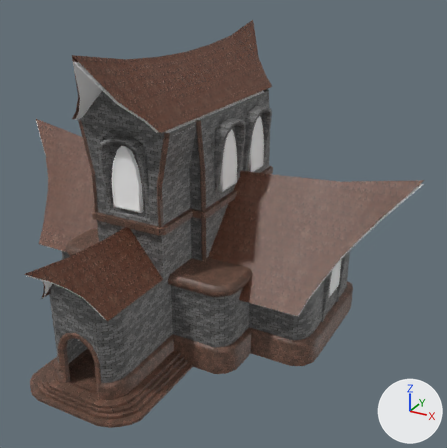
The FBX model Willyship Of The Fellows/Assets/GameAssets/Environments/Cultural/RockTemple/Model/Blockout.fbx as it was, and as the next commit left it.
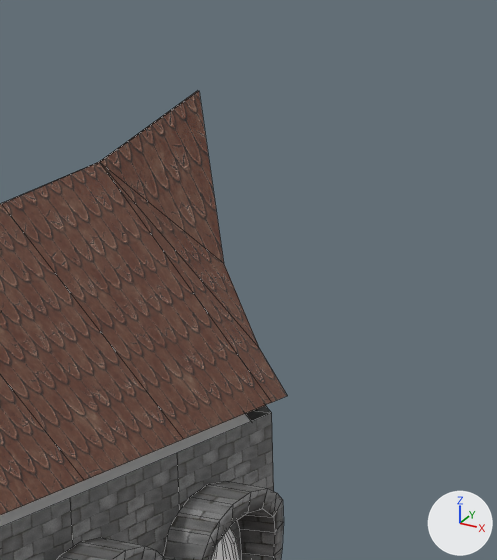
The first picture shows the older version from a 50 mm lens placed at (0.371, -0.552, 0.417), pointed at (0.064, 0.006, 0.138). The close-ups show both versions on the part from 47% to 71% of the width and 0% to 27% of the height of that picture; other places that the commit changed are outside them. The axes (+X, +Y, +Z) are drawn at lower right. The lights are the same throughout. The close-ups show mesh edges as thin lines. Where no turn or scale is listed for an object, it has been applied to the vertices.

Objects in the first close-up: 'GenHouse_Mod_EmptyWall156.001', 'GenHouse_Mod_EmptyWall157.001', 'GenHouse_Mod_EmptyWall46.001', 'GenHouse_Mod_EmptyWall47.001', 'GenHouse_Mod_EmptyWall50.001', 'GenHouse_Mod_RoofSlope1.001', 'GenHouse_Mod_RoofSlope2.001', 'GenHouse_Mod_RoofSlope3.001', 'GenHouse_Mod_RoofSlope37.001', 'GenHouse_Mod_RoofSlope38.001', 'GenHouse_Mod_Window4.001'.
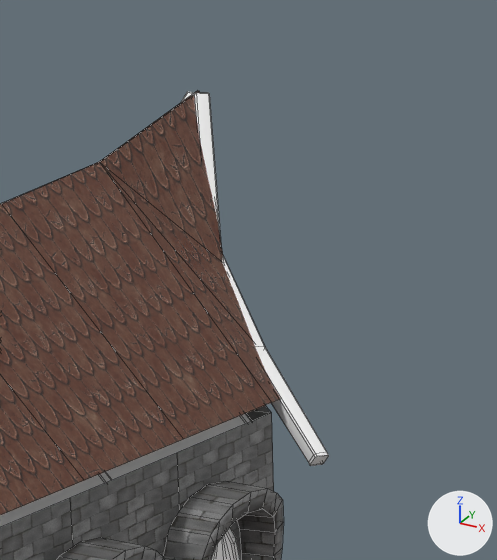
ob_ext_001 is not drawn itself; it is the parent of ob_genhouse_mod_roofslope40_001, ob_genhouse_mod_emptywall24_001, ob_genhouse_mod_emptywall16_001, ob_genhouse_mod_emptywall58_001, ob_genhouse_mod_emptywall59_001, ob_genhouse_mod_emptywall46_001, ob_genhouse_mod_emptywall50_001, ob_genhouse_mod_emptywall10_001.

Location of each change, [x1, y1, x2, y2] in pixels of the close-ups (497 x 560 px):
'GenHouse_Mod_RoofSlope1.001', reshaped
    both: [2, 162, 272, 439]
'GenHouse_Mod_RoofSlope2.001', reshaped
    both: [0, 204, 183, 480]
'GenHouse_Mod_RoofSlope37.001', reshaped
    before: [100, 91, 287, 402]
    after: [100, 91, 280, 402]
'GenHouse_Mod_EmptyWall47.001', no longer drawn
    before: [70, 453, 180, 556]
'GenHouse_Mod_RoofSlope3.001', reshaped
    both: [0, 375, 84, 515]
'GenHouse_Mod_EmptyWall46.001', reshaped
    both: [177, 413, 274, 560]
'GenHouse_Mod_WoodBeam37', added
    after: [181, 92, 329, 466]
'GenHouse_Mod_EmptyWall50.001', no longer drawn
    before: [0, 498, 73, 560]
'GenHouse_Mod_RoofSlope38.001', reshaped
    before: [0, 376, 251, 527]
    after: [0, 376, 246, 527]
'GenHouse_Mod_EmptyWall24.001', reshaped
    before: [245, 411, 270, 421]
    after: [246, 411, 270, 421]
'GenHouse_Mod_WallRoof2.001', reshaped
    both: [252, 405, 271, 413]
'RockWoodBeam21.001', now drawn
    after: [100, 472, 112, 483]
'GenHouse_Mod_WoodBeam3.001', moved (not visible before)
    after: [241, 413, 252, 423]
'RockWallInt157.001', unchanged, uncovered by the edit
    after: [163, 481, 284, 560]
'GenHouse_Mod_EmptyWall157.001', unchanged, covered by the edit
    before: [163, 481, 284, 560]
'RockWallInt47.001', unchanged, uncovered by the edit
    after: [70, 453, 180, 556]
'RockWallInt50.001', unchanged, uncovered by the edit
    after: [0, 498, 73, 560]

The change, as a diff of the scene's bpy script:
```diff
--- a/Willyship Of The Fellows/Assets/GameAssets/Environments/Cultural/RockTemple/Model/Blockout.fbx.py
+++ b/Willyship Of The Fellows/Assets/GameAssets/Environments/Cultural/RockTemple/Model/Blockout.fbx.py
@@ me_mesh_085_1 @@
+me_mesh_085_1.from_pydata(...)  # 79 vertices, 78 faces; spans x -0.0695..0.0676, y -0.0618..0.0, z -0.0897..-0.0018
+me_mesh_085_1.materials.append(mat_genhousetrim)  # its picture is missing
@@ ob_ext_001 @@
 ob_ext_001 = bpy.data.objects.new('Ext.001', None)
-ob_ext_001.parent = ob_group6_001
+ob_ext_001.parent = ob_rocktemple1
 ob_ext_001.location = (0.0, 0.0, 0.0)
@@ ob_genhouse_mod_woodbeam37 @@
+ob_genhouse_mod_woodbeam37 = bpy.data.objects.new('GenHouse_Mod_WoodBeam37', me_mesh_085_1)
+ob_genhouse_mod_woodbeam37.location = (0.0014, 0.2013, 0.3391)
```
